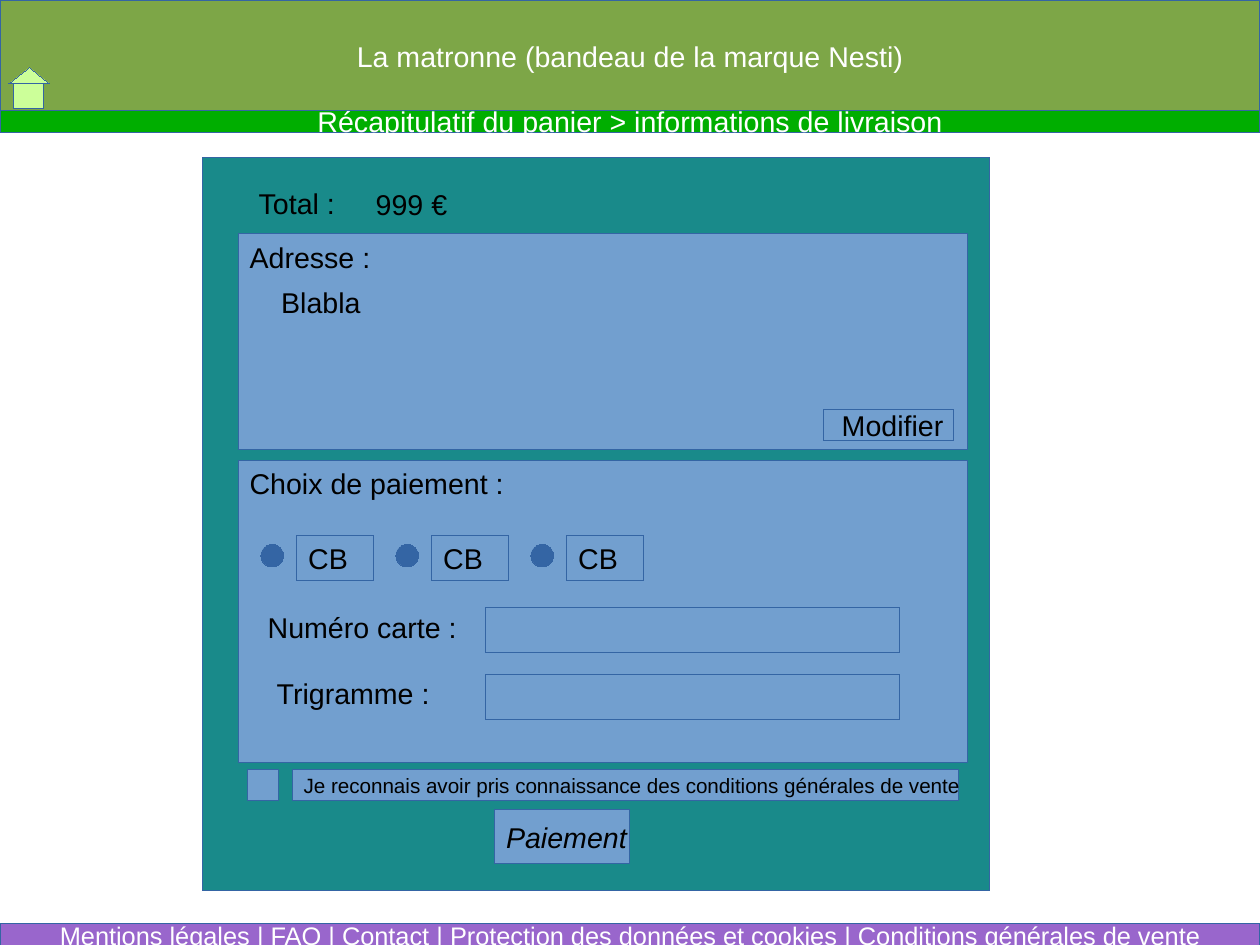
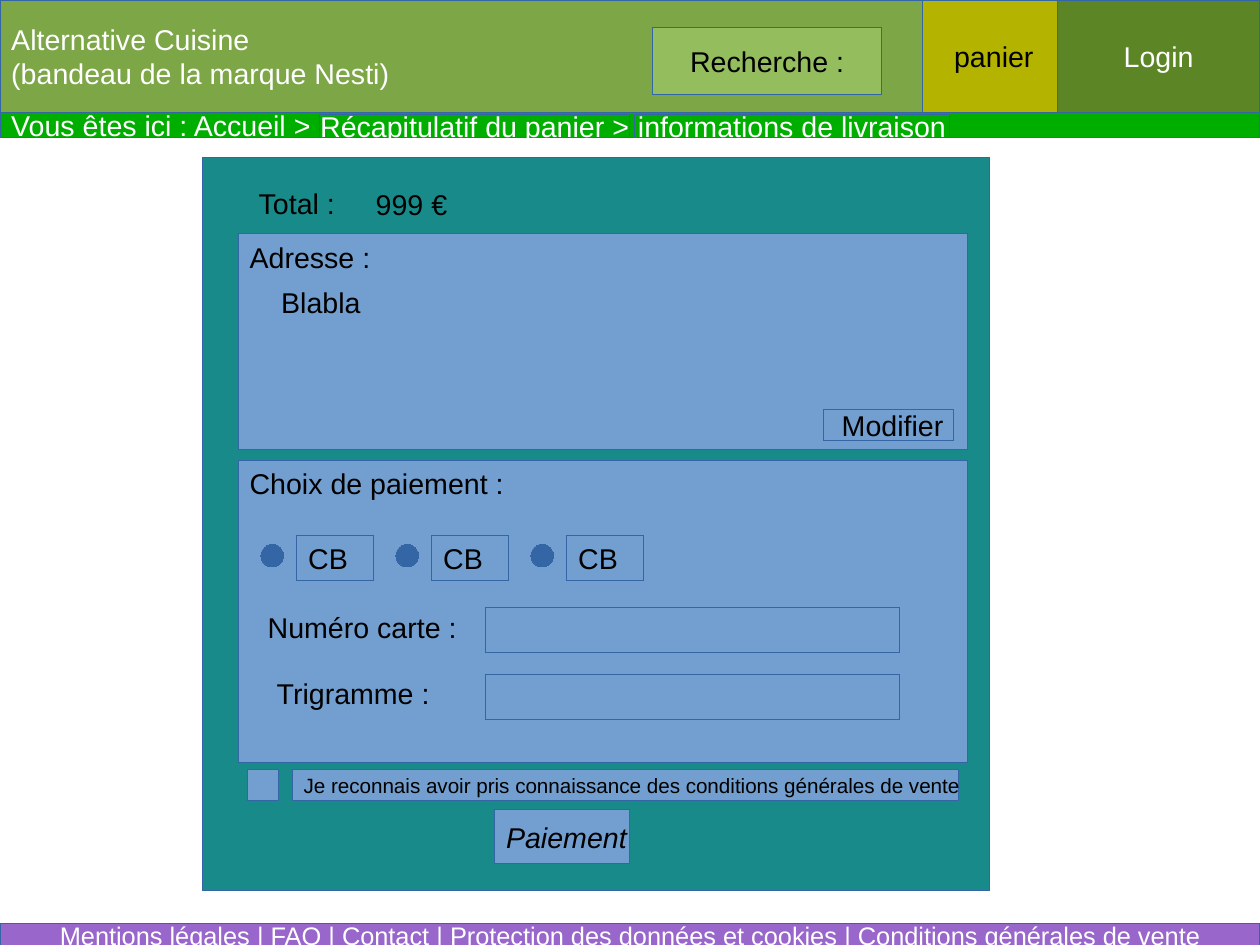
Before and after one commit to MarieRoseLejay/NESTI, a slide deck: slide 11 of VisuelSite.odp (slide 10 before the commit). Drawn at 1260x945 pixels with LibreOffice and Linux fonts; fonts in the diff are those of the drawing. Boxes give left, top, right and bottom in pixels: in the first picture for what was removed or moved away, otherwise in the second. Text is boxed around its words. In the diff, an @@ line names an element or a change of style, - is before the commit and + after.

```diff
--- a/VisuelSite.odp
+++ b/VisuelSite.odp
@@ text in rectangle at box(11, 29, 389, 90): text changed @@
-La matronne (bandeau de la marque Nesti)
+Alternative Cuisine
+(bandeau de la marque Nesti)
@@ rectangle added at box(653, 27, 883, 95), fill #94BD5E, outline #3465A4 0 pt, 18 pt, text #000000 @@
+Recherche :
@@ rectangle added at box(923, 0, 1058, 112), fill #B3B300, outline #3465A4 0 pt, 18 pt, text #000000 @@
+panier
@@ rectangle added at box(1058, 0, 1260, 112), fill #5C8526, outline #3465A4 0 pt, 18 pt, text #FFFFFF @@
+Login
@@ triangle removed at box(9, 67, 49, 83) @@
@@ rectangle removed at box(13, 83, 43, 107) @@
@@ rectangle added at box(0, 112, 1260, 137), fill #00AE00, outline #3465A4 0 pt, 18 pt, text #FFFFFF @@
+Vous êtes ici : Accueil >
@@ rectangle added at box(320, 114, 631, 137), fill #00AE00, outline #3465A4 0 pt, 18 pt, text #FFFFFF @@
+Récapitulatif du panier >
@@ rectangle "informations de livraison": place and size @@
-rectangle "informations de livraison" at box(0, 110, 1260, 133)
+rectangle "informations de livraison" at box(635, 114, 950, 137)
@@ text in rectangle at box(638, 115, 946, 143): text changed @@
-Récapitulatif du panier > informations de livraison
+informations de livraison
```
Also in this commit, not shown: 15 other slides changed, 1 slide added, 2 slides removed, 2 other files.
